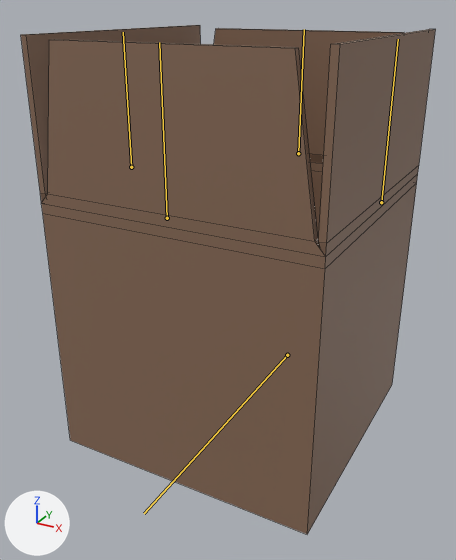
The FBX model Models/Pacotes/PacoteGN_M.fbx as it was, and as the next commit left it.
Before and after are seen from a camera (50 mm lens) standing at (0.445, -0.864, 0.689) and looking at (-0.012, -0.031, 0.273). Lighting does not change. The marker at lower left points along +X, +Y and +Z. The first picture is the older version. The bones that change, and the others that lie on the model, are drawn over the model as lines. Mesh edges are drawn as thin lines.

Objects in the first picture: 'PacoteNG_M'.
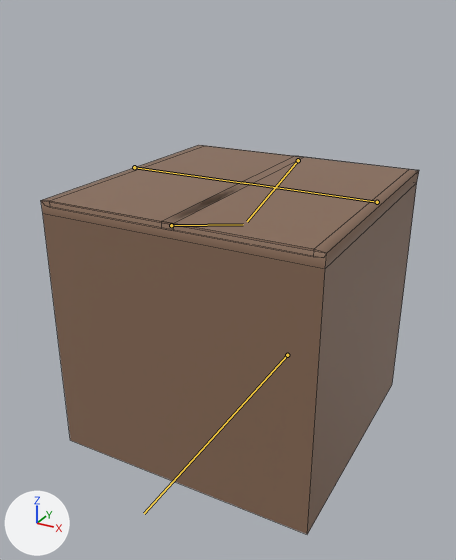
The newer file adds an action. The first version stands in its rest pose; the second is drawn at frame 1 of the action 'Pacote_FechadoNG_M'.

Location of each change, [x1, y1, x2, y2] in pixels of the pictures (456 x 560 px):
'PacoteNG_M', posed (9% narrower, 24% shorter)
    before: [21, 25, 436, 534]
    after: [41, 145, 419, 534]
bone 'Aba_Frente', root to tip
    before: (167, 218) to (159, 42)
    after: (171, 225) to (243, 224)
bone 'Aba_Tras', root to tip
    before: (298, 153) to (304, 29)
    after: (298, 160) to (247, 221)
bone 'Aba_Direita', root to tip
    before: (381, 202) to (398, 39)
    after: (377, 202) to (242, 182)
bone 'Aba_Esquerda', root to tip
    before: (131, 167) to (123, 32)
    after: (134, 167) to (247, 183)

The edits, one by one:
Bone 'Aba_Frente' (bone_aba_frente) moves from (0.0, 0.0, 0.0) to (0.0, -0.013, -0.01).
Bone 'Aba_Frente' (bone_aba_frente) turns from (0, 0, 0) to (-106, 0, 0) degrees about its own x, y and z.
Bone 'Aba_Tras' (bone_aba_tras) moves from (0.0, 0.0, 0.0) to (0.0, -0.012, 0.001).
Bone 'Aba_Tras' (bone_aba_tras) turns from (0, 0, 0) to (106, 0, 0) degrees about its own x, y and z.
Bone 'Aba_Direita' (bone_aba_direita) moves from (0.0, 0.0, 0.0) to (-0.006, 0.0, 0.0).
Bone 'Aba_Direita' (bone_aba_direita) turns from (0, 0, 0) to (0, 0, 90) degrees about its own x, y and z.
Bone 'Aba_Esquerda' (bone_aba_esquerda) moves from (0.0, 0.0, 0.0) to (0.007, 0.0, 0.0).
Bone 'Aba_Esquerda' (bone_aba_esquerda) turns from (0, 0, 0) to (0, 0, -90) degrees about its own x, y and z.
